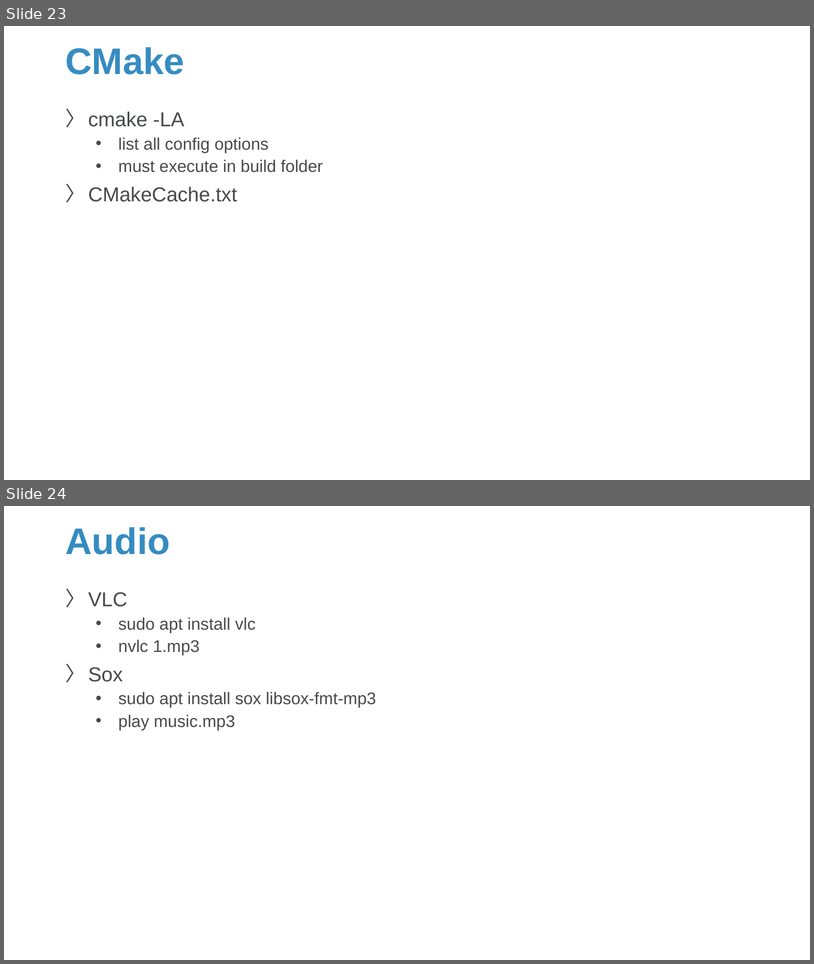
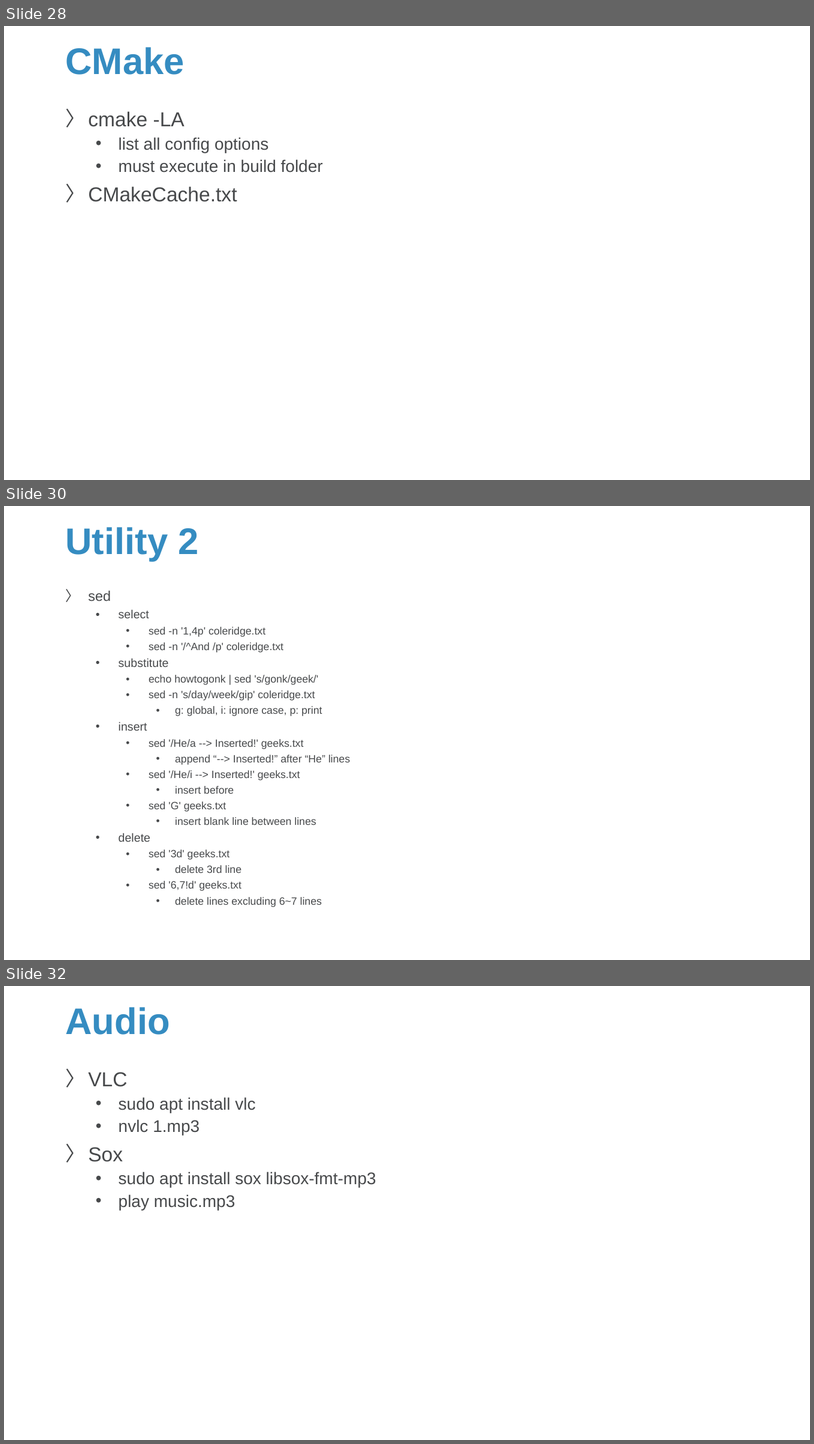
Before and after one commit to Sparks-Lu/TechNotes, a slide deck: Linux/Linux_Notes.pptx. Shown one above the other, each under a label of ours: slides 23 and 24 before the commit, slides 28, 30 and 32 after it; the slides between them are not shown. The pictures are 814x964 and 814x1444 pixels, drawn with LibreOffice and Linux fonts; fonts in the diff are those of the drawing; background and template pictures are left out. Boxes give left, top, right and bottom in pixels: in the first picture for what was removed or moved away, otherwise in the second. Text is boxed around its words. In the diff, an @@ line names an element or a change of style, - is before the commit and + after.

```diff
--- a/Linux/Linux_Notes.pptx
+++ b/Linux/Linux_Notes.pptx
@@ slide 30 added at [4,506,810,960], background picture (left out) @@
@@ title added at [65,527,198,561], 44 pt, text #358CC1, bold @@
+Utility 2
@@ text added at [88,591,350,907], 12.6 pt, text #47494B @@
+〉 sed
+  • select
+    • sed -n '1,4p' coleridge.txt
+    • sed -n '/^And /p' coleridge.txt
+  • substitute
+    • echo howtogonk | sed 's/gonk/geek/'
+    • sed -n 's/day/week/gip' coleridge.txt
+      • g: global, i: ignore case, p: print
+  • insert
+    • sed '/He/a --> Inserted!' geeks.txt
+      • append “--> Inserted!” after “He” lines
+    • sed '/He/i --> Inserted!' geeks.txt
+      • insert before
+    • sed 'G' geeks.txt
+      • insert blank line between lines
+  • delete
+    • sed '3d' geeks.txt
+      • delete 3rd line
+    • sed '6,7!d' geeks.txt
+      • delete lines excluding 6~7 lines
@@ what was slide 23 is now slide 28 @@
@@ what was slide 24 is now slide 32 @@
```
Also in this commit, not shown: 6 slides changed, 9 other slides added, 1 other file.
